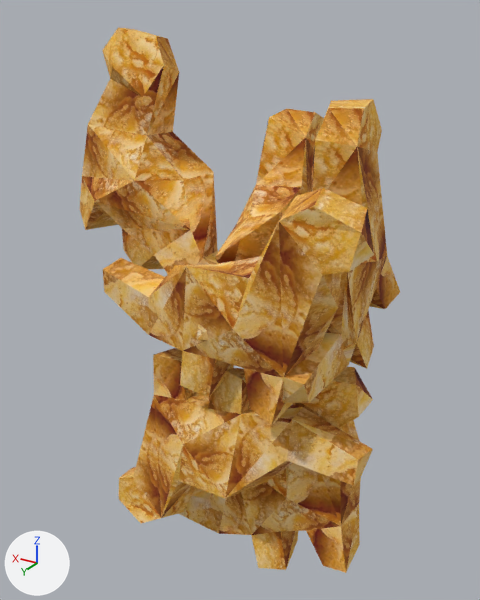
An edit to the FBX model Assets/Models/Burger/Models/DinoNuggetsInHolder.fbx, drawn before and after from the same camera.
One viewpoint serves both versions: a 50 mm camera at (-3.213, -6.135, 0.933) aimed at (-3.065, -6.382, 0.809). Every picture has the same lights, and +X, +Y and +Z are marked at lower left.

The scene before the commit, as lines of its bpy script (objects in view):
```python
mat_material_003 = principled_material('Material.003')
mat_material_003.texture = img_friednuggettex_png
mat_material_003.roughness = 1.0
me_cube_038 = bpy.data.meshes.new('Cube.038')
me_cube_038.from_pydata(...)  # 282 vertices, 540 faces; spans x -0.061..0.097, y -0.049..0.054, z -0.156..0.085
me_cube_038.materials.append(mat_material_003)  # picture img_friednuggettex_png
ob_dinonuggetinholder = bpy.data.objects.new('DinoNuggetInHolder', me_cube_038)
ob_dinonuggetinholder.location = (-3.0808, -6.3825, 0.8424)
```
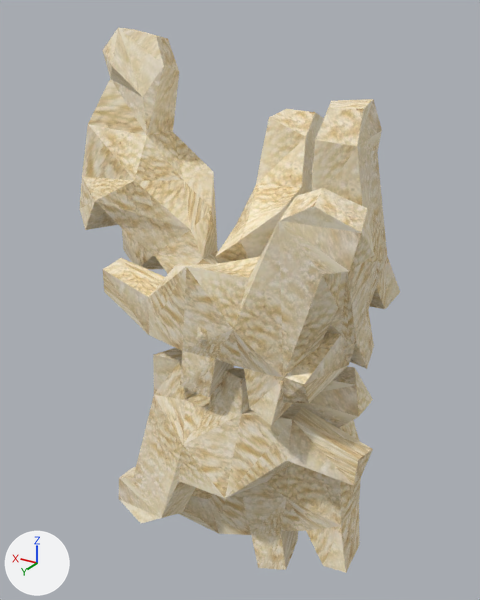
Where the change shows, as pixel boxes (x1, y1, x2, y2) in the pictures (480 x 600 px):
'DinoNuggetInHolder', surface changed (orange to beige)
    both: (80, 27, 400, 573)

Edits to the bpy script that builds the scene:
```text
Add img_rawdinonuggettex_png:
    img_rawdinonuggettex_png = load_image('RawDinoNuggetTex.png', 'RawDinoNuggetTex.png', 1024, 1024, 'sRGB')
Change mat_material_003:
    mat_material_003.texture: img_friednuggettex_png -> img_rawdinonuggettex_png
Change me_cube_038:
    where me_cube_038.from_pydata(...)  # 282 vertices, 540 faces; spans x -0.061..0.097, y -0.049..0.054, z -0.156..0.085
    used by ob_dinonuggetinholder; location = (-3.0808, -6.3825, 0.8424)
    me_cube_038 part 1: 540 kept faces spanning x -0.061..0.097, y -0.049..0.054, z -0.156..0.085 get new texture (UV) coordinates
```
